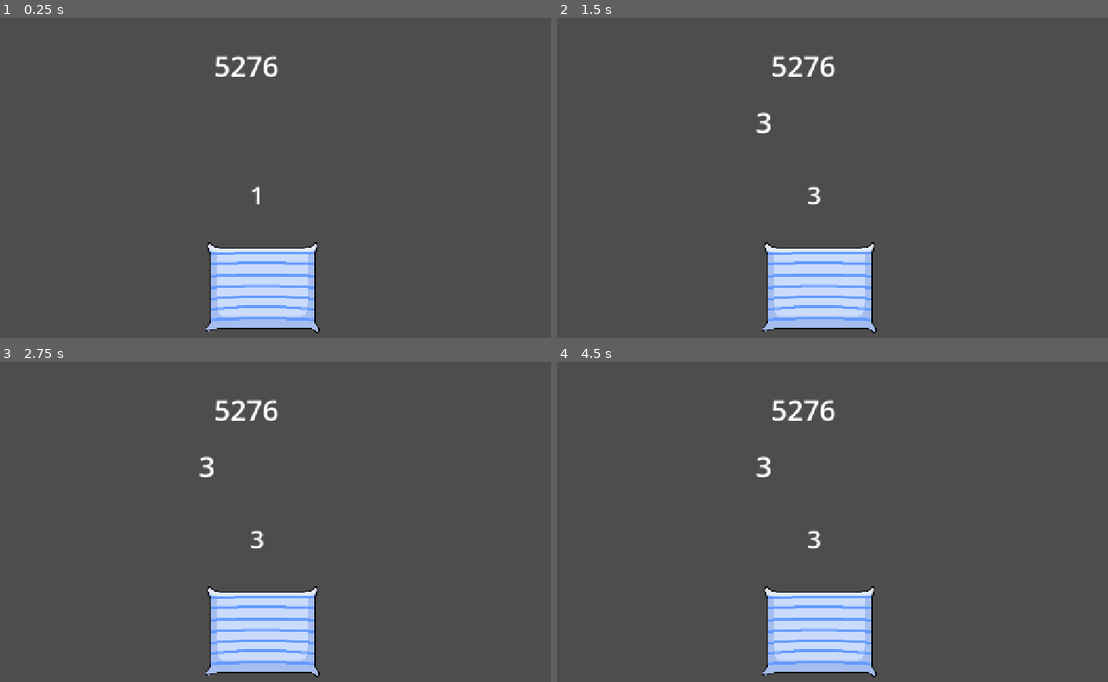
Above: before the commit, frames 1-4 (two rows, left to right).
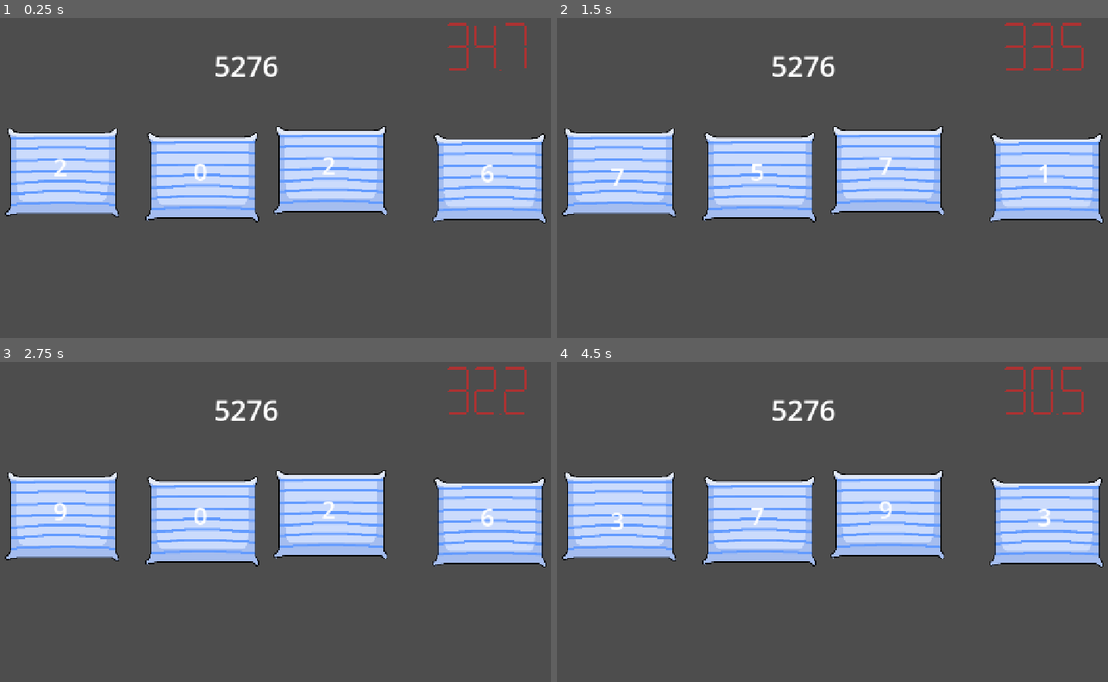
Above: after the commit, the same moments.

Repository: tom-frantz/gmtk-2026
Game: Godot game, scene res://scenes/minigames/keypad/minigame_keypad.tscn
Same seed, same stepped clock (60 frames per second), same inputs: the game is played once before the commit and once after it. This scene is started directly instead of the project's main scene. Sound files missing from this copy of the repository are replaced by a short silence.
Inputs (mouse positions are in pixels of both pictures, inside the frame that each line leads up to):
- Up to frame 1 (0.25 s): no input
- Up to frame 2 (1.5 s): click (821, 286) at 0.52 s; click (617, 171) at 1.25 s, where only the run after the commit has a clickable "6"
- Up to frame 3 (2.75 s): click (60, 515) at 2 s, where only the run after the commit has a clickable "7"
- Up to frame 4 (4.5 s): click (617, 515) at 2.75 s, where only the run after the commit has a clickable "9"; click (617, 515) at 3.5 s, where only the run after the commit has a clickable "0"; click (617, 515) at 4.25 s, where only the run after the commit has a clickable "2"

The runs differ from the first frame. In frame 1, 25% of the frame differs, in the area x 0-100%, y 1-99%; in frame 2, 26%; in frame 3, 26%; in frame 4, 26%.

Commit message:
keypad minigame done

Diff:
--- a/scenes/minigames/keypad/keypad_input.gd
+++ b/scenes/minigames/keypad/keypad_input.gd
@@ -1,14 +1,15 @@
 extends Label
 
 @onready
-var keypad_output: Label = %keypad_output
+var target_code: Label = %target_code
 
-var current_digit := 0
+var current_digit: int
 var tween: Tween
 var start_pos: Vector2
 var spinning: bool = true
 
 func _ready():
+    current_digit = randi_range(0,9)
     start_pos = position
     text = str(current_digit)
 
@@ -36,10 +37,65 @@
     tween.set_trans(Tween.TRANS_SINE)
     tween.set_ease(Tween.EASE_OUT)
 
-func _on_texture_button_pressed() -> void:
+func _on_keypad_input_1_pressed() -> void:
+    toggle_spin()
+    if !spinning:
+        if tween && tween.is_valid():
+            tween.stop()
+            tween.tween_callback(func():
+                target_code.output_code[0] = current_digit
+            )
+            tween.play()
+        else:
+            target_code.output_code[0] = current_digit
+    else:
+        target_code.output_code[0] = -1
+
+func _on_keypad_input_2_pressed() -> void:
+    toggle_spin()
+    if !spinning:
+        if tween && tween.is_valid():
+            tween.stop()
+            tween.tween_callback(func():
+                target_code.output_code[1] = current_digit
+            )
+            tween.play()
+        else:
+            target_code.output_code[1] = current_digit
+    else:
+        target_code.output_code[1] = -1
+
+func _on_keypad_input_3_pressed() -> void:
+    toggle_spin()
+    if !spinning:
+        if tween && tween.is_valid():
+            tween.stop()
+            tween.tween_callback(func():
+                target_code.output_code[2] = current_digit
+            )
+            tween.play()
+        else:
+            target_code.output_code[2] = current_digit
+    else:
+        target_code.output_code[2] = -1
+
+func _on_keypad_input_4_pressed() -> void:
+    toggle_spin()
+    if !spinning:
+        if tween && tween.is_valid():
+            tween.stop()
+            tween.tween_callback(func():
+                target_code.output_code[3] = current_digit
+            )
+            tween.play()
+        else:
+            target_code.output_code[3] = current_digit
+    else:
+        target_code.output_code[3] = -1
+
+func toggle_spin() -> void:
     if spinning:
         self.position = start_pos
         spinning = false
-        keypad_output.output_code.append(current_digit)
     else:
         spinning = true
--- a/scenes/minigames/keypad/keypad_output.gd
+++ /dev/null
@@ -1,13 +0,0 @@
-extends Label
-
-var output_code: Array[int] = []
-
-# Called when the node enters the scene tree for the first time.
-func _ready() -> void:
-    pass
-
-# Called every frame. 'delta' is the elapsed time since the previous frame.
-func _process(delta: float) -> void:
-    self.text = "".join(output_code.map(func(n): return str(n)))
-
-# func update_output(current_digit)
--- a/scenes/minigames/keypad/minigame_keypad.tscn
+++ b/scenes/minigames/keypad/minigame_keypad.tscn
@@ -3,43 +3,148 @@
 [ext_resource type="Script" uid="uid://bspfhp6bagput" path="res://scenes/minigames/keypad/target_code.gd" id="1_702ew"]
 [ext_resource type="Script" uid="uid://b6gc7ne04xl1p" path="res://scenes/minigames/keypad/keypad_input.gd" id="2_5nv2i"]
 [ext_resource type="Texture2D" uid="uid://bahiswroyi7ed" path="res://assets/pillow.png" id="3_013d1"]
-[ext_resource type="Script" uid="uid://dhpuo764b0yyg" path="res://scenes/minigames/keypad/keypad_output.gd" id="3_yt6l4"]
+[ext_resource type="PackedScene" uid="uid://d3qorbs0l4srn" path="res://scenes/common/timer/timer.tscn" id="4_gwdo1"]
+[ext_resource type="Script" uid="uid://dgut0ds5bd0q5" path="res://scripts/minigame_timer.gd" id="5_3v8wq"]
+[ext_resource type="AudioStream" uid="uid://jqhdadky6uci" path="res://assets/sound/fx/fail.wav" id="6_kc2wq"]
+[ext_resource type="AudioStream" uid="uid://c1v77h4rgrwmw" path="res://assets/sound/fx/win_minigame.wav" id="7_3v8wq"]
 
 [node name="MinigameKeypad" type="Node2D" unique_id=230989082]
 
 [node name="target_code" type="Label" parent="." unique_id=1339195271]
+unique_name_in_owner = true
 offset_left = 483.0
 offset_top = 199.0
 offset_right = 683.0
 offset_bottom = 278.0
 theme_override_font_sizes/font_size = 58
-text = "INPUT"
+text = "TARGET CODE"
 script = ExtResource("1_702ew")
 
-[node name="keypad_input" type="Label" parent="." unique_id=76820590]
-offset_left = 557.0
-offset_top = 467.0
-offset_right = 588.0
-offset_bottom = 536.0
+[node name="keypad_input_1" type="TextureButton" parent="." unique_id=2069179718]
+z_index = -1
+offset_left = 57.0
+offset_top = 365.0
+offset_right = 290.0
+offset_bottom = 548.0
+texture_normal = ExtResource("3_013d1")
+
+[node name="keypad_input_1" type="Label" parent="keypad_input_1" unique_id=76820590]
+layout_mode = 0
+offset_left = 98.0
+offset_top = 45.0
+offset_right = 129.0
+offset_bottom = 114.0
 theme_override_font_sizes/font_size = 50
-text = "P"
+text = "1"
 script = ExtResource("2_5nv2i")
 
-[node name="keypad_output" type="Label" parent="." unique_id=1041110141]
-unique_name_in_owner = true
-offset_left = 452.0
-offset_top = 314.0
-offset_right = 685.0
-offset_bottom = 393.0
-theme_override_font_sizes/font_size = 58
-text = "OUTPUT"
-script = ExtResource("3_yt6l4")
-
-[node name="TextureButton" type="TextureButton" parent="." unique_id=1807592402]
-offset_left = 465.0
-offset_top = 600.0
-offset_right = 698.0
-offset_bottom = 783.0
+[node name="keypad_input_2" type="TextureButton" parent="." unique_id=1443517244]
+z_index = -1
+offset_left = 343.0
+offset_top = 374.0
+offset_right = 576.0
+offset_bottom = 557.0
 texture_normal = ExtResource("3_013d1")
 
-[connection signal="pressed" from="TextureButton" to="keypad_input" method="_on_texture_button_pressed"]
+[node name="keypad_input_2" type="Label" parent="keypad_input_2" unique_id=1844358983]
+layout_mode = 0
+offset_left = 98.0
+offset_top = 45.0
+offset_right = 129.0
+offset_bottom = 114.0
+theme_override_font_sizes/font_size = 50
+text = "1"
+script = ExtResource("2_5nv2i")
+
+[node name="keypad_input_3" type="TextureButton" parent="." unique_id=1998484694]
+z_index = -1
+offset_left = 605.0
+offset_top = 361.0
+offset_right = 838.0
+offset_bottom = 544.0
+texture_normal = ExtResource("3_013d1")
+
+[node name="keypad_input_3" type="Label" parent="keypad_input_3" unique_id=394205542]
+layout_mode = 0
+offset_left = 98.0
+offset_top = 45.0
+offset_right = 129.0
+offset_bottom = 114.0
+theme_override_font_sizes/font_size = 50
+text = "1"
+script = ExtResource("2_5nv2i")
+
+[node name="keypad_input_4" type="TextureButton" parent="." unique_id=2093141585]
+z_index = -1
+offset_left = 929.0
+offset_top = 377.0
+offset_right = 1162.0
+offset_bottom = 560.0
+texture_normal = ExtResource("3_013d1")
+
+[node name="keypad_input_4" type="Label" parent="keypad_input_4" unique_id=277790865]
+layout_mode = 0
+offset_left = 98.0
+offset_top = 45.0
+offset_right = 129.0
+offset_bottom = 114.0
+theme_override_font_sizes/font_size = 50
+text = "1"
+script = ExtResource("2_5nv2i")
+
+[node name="LevelTimer" parent="." unique_id=1923668992 instance=ExtResource("4_gwdo1")]
+process_mode = 3
+position = Vector2(1050, 200)
+
+[node name="Timer" parent="LevelTimer" index="0" unique_id=1572085082]
+wait_time = 35.0
+autostart = true
+script = ExtResource("5_3v8wq")
+
+[node name="fail_banner" type="Label" parent="LevelTimer/Timer" index="0" unique_id=1090927563]
+visible = false
+z_index = 100
+offset_left = 136.0
+offset_top = 194.0
+offset_right = 1192.0
+offset_bottom = 603.0
+theme_override_colors/font_color = Color(1, 0, 0.047058824, 1)
+theme_override_font_sizes/font_size = 300
+text = "LOSER!"
+
+[node name="Label" type="Label" parent="LevelTimer/Timer/fail_banner" unique_id=892362477]
+layout_mode = 0
+offset_left = 155.0
+offset_top = 373.0
+offset_right = 820.0
+offset_bottom = 466.0
+theme_override_font_sizes/font_size = 68
+text = "(click to go to menu)"
+
+[node name="lose_audio" type="AudioStreamPlayer" parent="LevelTimer/Timer" index="1" unique_id=22918695]
+unique_name_in_owner = true
+stream = ExtResource("6_kc2wq")
+
+[node name="win_banner" type="Label" parent="." unique_id=888915218]
+unique_name_in_owner = true
+visible = false
+z_index = 100
+z_as_relative = false
+offset_left = 6.0
+offset_top = 275.0
+offset_right = 1293.0
+offset_bottom = 684.0
+theme_override_colors/font_color = Color(1, 1, 0.25490198, 1)
+theme_override_font_sizes/font_size = 300
+text = "WINNER!"
+
+[node name="win_audio" type="AudioStreamPlayer" parent="." unique_id=228063531]
+unique_name_in_owner = true
+stream = ExtResource("7_3v8wq")
+
+[connection signal="pressed" from="keypad_input_1" to="keypad_input_1/keypad_input_1" method="_on_keypad_input_1_pressed"]
+[connection signal="pressed" from="keypad_input_2" to="keypad_input_2/keypad_input_2" method="_on_keypad_input_2_pressed"]
+[connection signal="pressed" from="keypad_input_3" to="keypad_input_3/keypad_input_3" method="_on_keypad_input_3_pressed"]
+[connection signal="pressed" from="keypad_input_4" to="keypad_input_4/keypad_input_4" method="_on_keypad_input_4_pressed"]
+
+[editable path="LevelTimer"]
--- a/scenes/minigames/keypad/target_code.gd
+++ b/scenes/minigames/keypad/target_code.gd
@@ -1,13 +1,29 @@
 extends Label
 
-var target_code: Array[int] = []
+var target_code: Array[int] = [0, 0, 0, 0]
+var output_code: Array[int] = [-1, -1, -1, -1]
 
 # Called when the node enters the scene tree for the first time.
 func _ready() -> void:
     for i in range(0, 4):
-        target_code.append(randi_range(0, 9))
+        target_code[i] = randi_range(0, 9)
     self.text = "".join(target_code.map(func(n): return str(n)))
 
 # Called every frame. 'delta' is the elapsed time since the previous frame.
 func _process(_delta: float) -> void:
-    pass
+    # print(output_code)
+    if output_code == target_code:
+        win()
+
+func win() -> void:
+    var win_audio: AudioStreamPlayer = %win_audio
+    var win_banner: Label = %win_banner
+    var timer: Timer = $"../LevelTimer/Timer"
+    # var background_music: AudioStreamPlayer = %background_music
+    # background_music.stop()
+    win_banner.visible = true
+    timer.paused = true
+    if !win_audio.playing:
+        win_audio.play()
+    await get_tree().create_timer(2.0).timeout
+    get_tree().change_scene_to_file("res://scenes/main_menu.tscn")
Not shown, removed: scenes/minigames/keypad/keypad_output.gd.uid
